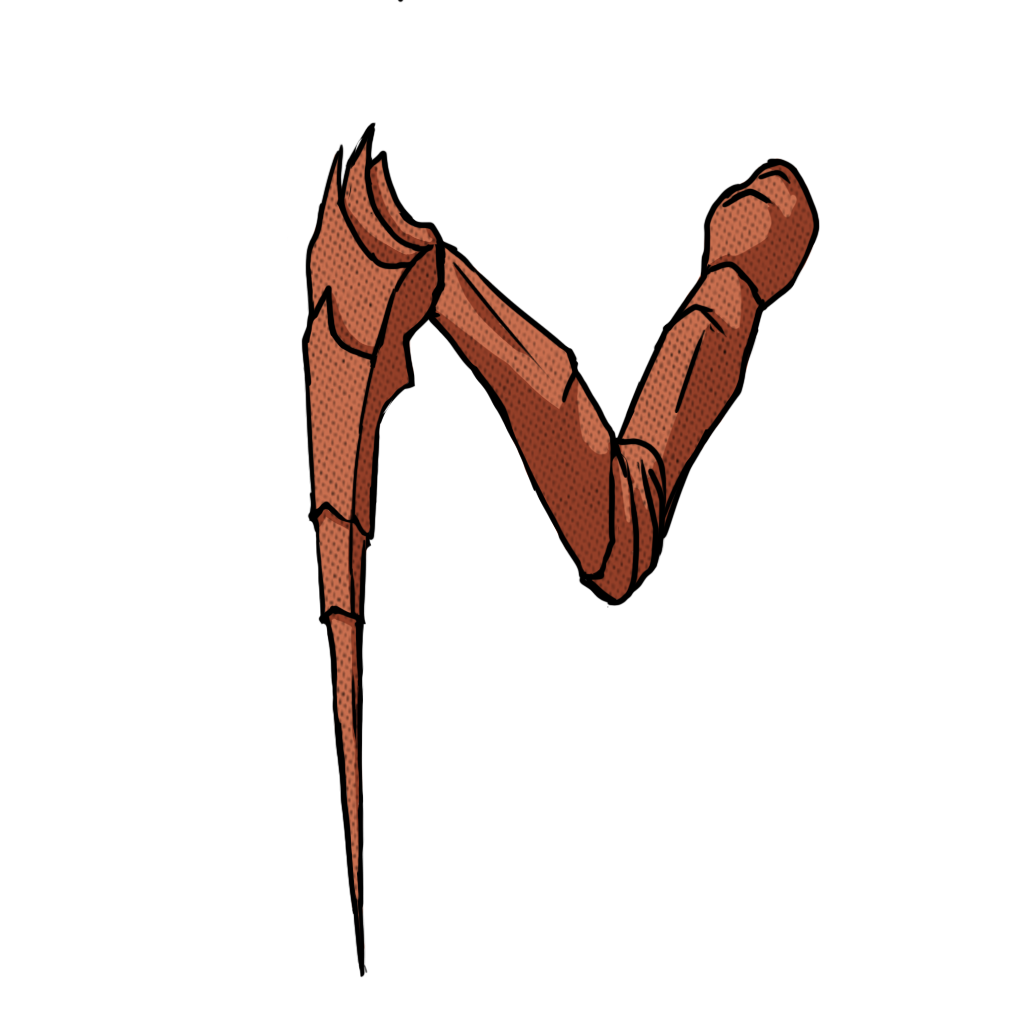
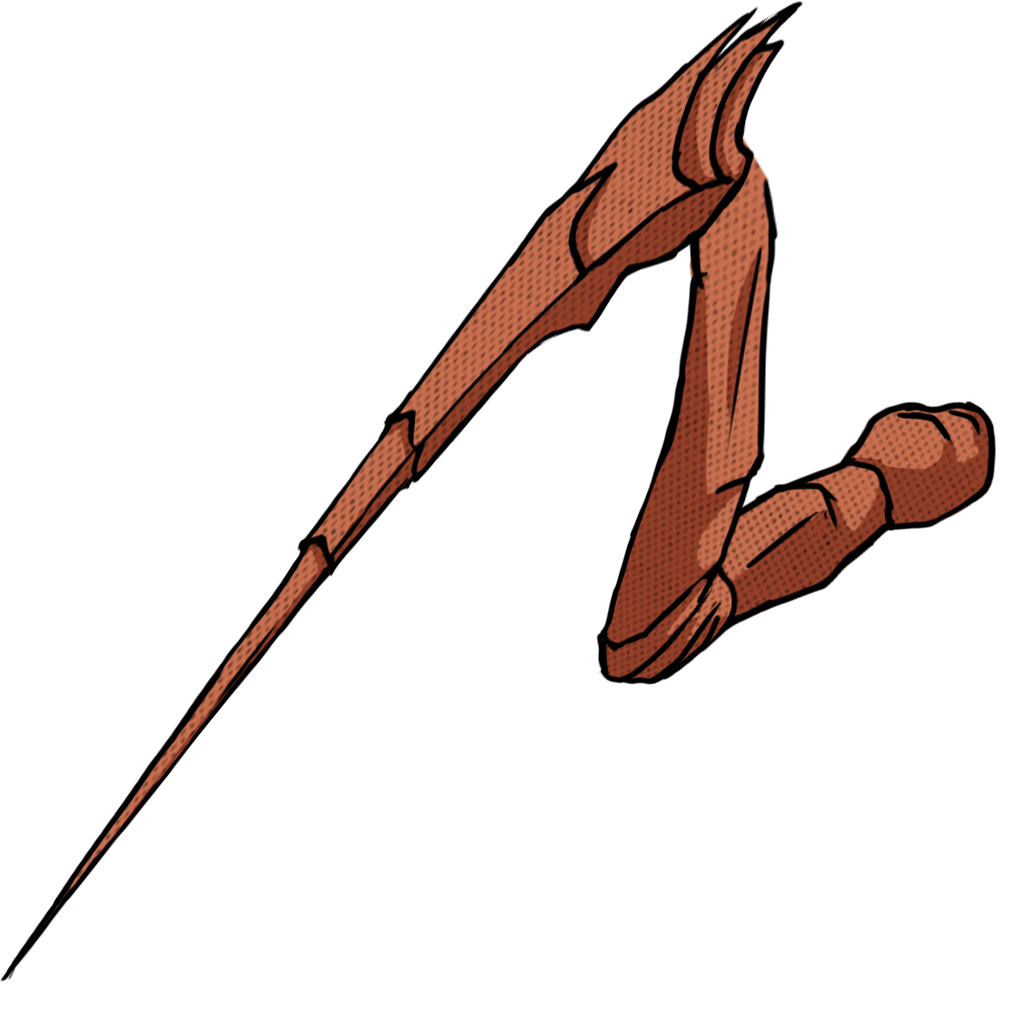
Revision of a layered 1024px x 1024px image; what changed, layer by layer:
painted on "fram" over bbox(0, 0, 804, 982)
painted on "melan" over bbox(287, 0, 780, 686)
painted on "bak" over bbox(608, 157, 997, 675)
